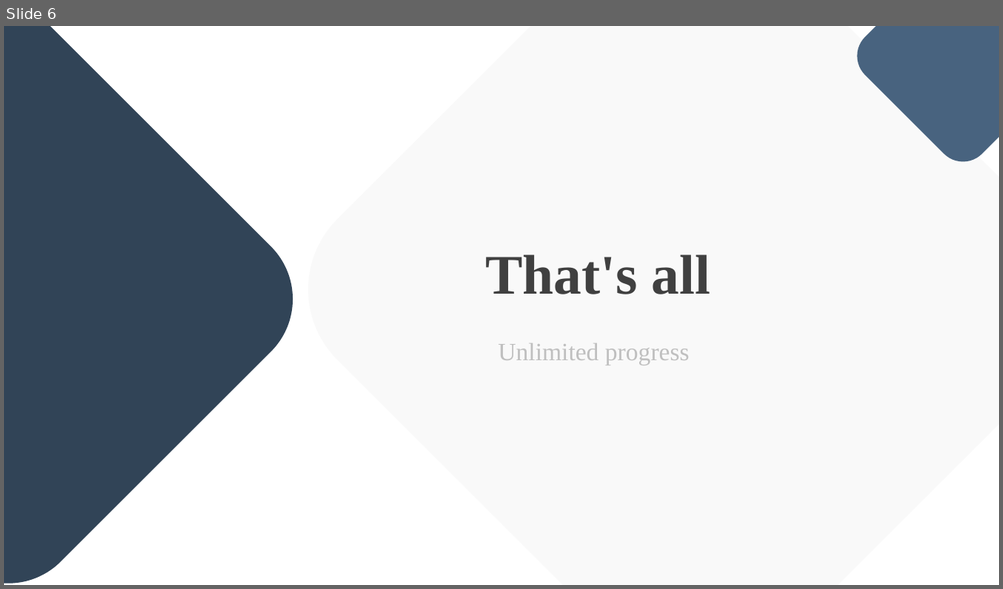
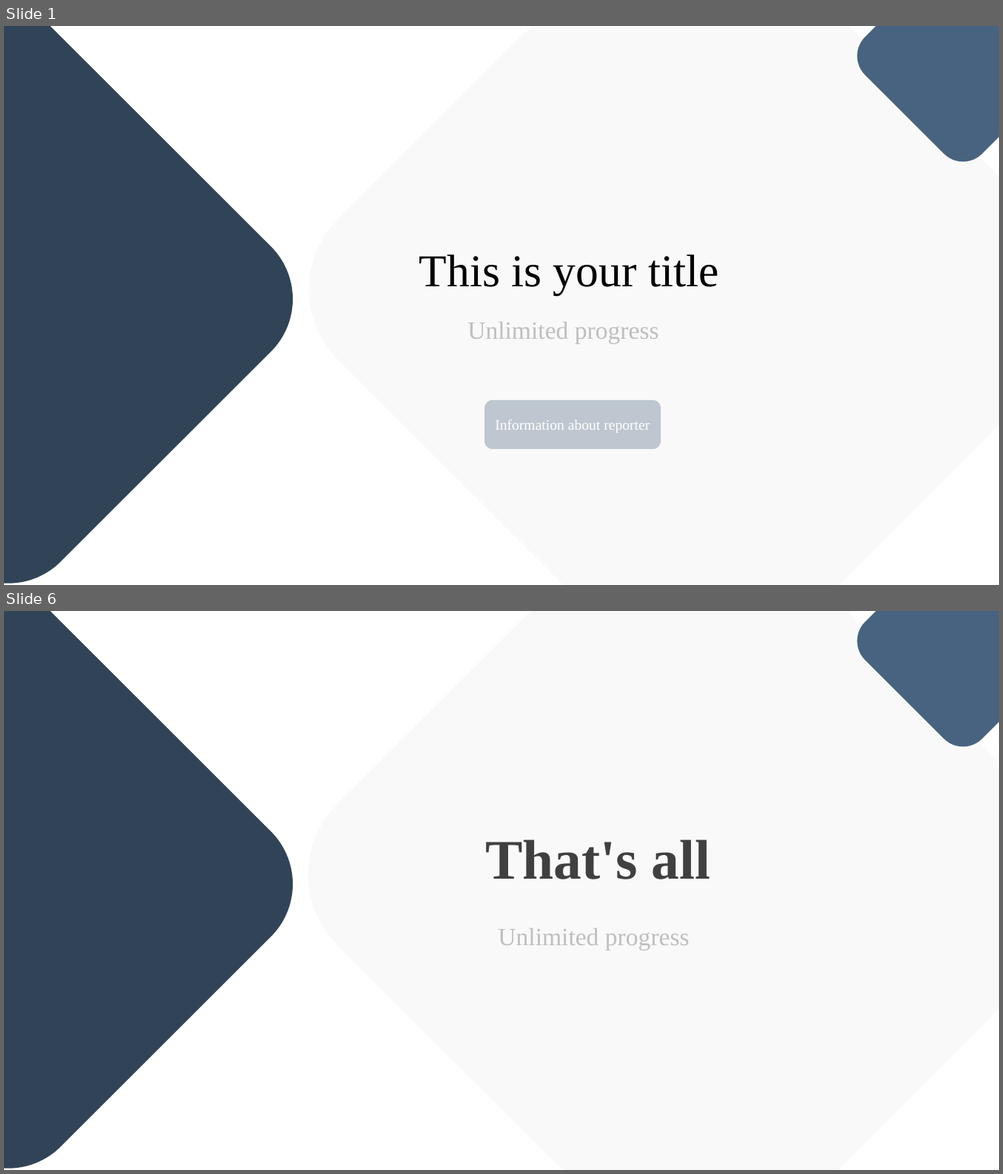
Before and after one commit to LSTM-Kirigaya/DIY-PPT-Template, a slide deck: 深蓝简约.pptx. Shown one above the other, each under a label of ours: slide 6 before the commit, slides 1 and 6 after it; the slides between them are not shown. The pictures are 1003x589 and 1003x1174 pixels, drawn with LibreOffice and Linux fonts; fonts in the diff are those of the drawing. Boxes give left, top, right and bottom in pixels: in the first picture for what was removed or moved away, otherwise in the second. Text is boxed around its words. In the diff, an @@ line names an element or a change of style, - is before the commit and + after.

```diff
--- a/深蓝简约.pptx
+++ b/深蓝简约.pptx
@@ slide 1 added at box(4, 26, 999, 585), background #FFFFFF @@
@@ rounded rectangle added at box(4, 26, 323, 585), fill #314457 @@
@@ rounded rectangle added at box(267, 26, 999, 585), fill #F2F2F2 at 40% opacity @@
@@ rounded rectangle added at box(845, 26, 999, 173), fill #48637F @@
@@ text added at box(419, 255, 719, 295), 44 pt, text #000000 @@
+This is your title
@@ text added at box(467, 322, 659, 344), 24 pt, text #BFBFBF @@
+Unlimited progress
@@ rounded rectangle added at box(484, 400, 660, 450), fill #48637F at 33% opacity, 14 pt, text #FFFFFF @@
+Information about reporter
```
Also in this commit, not shown: 1 slide changed, 3 other slides added, 4 slides removed, 4 other files.
